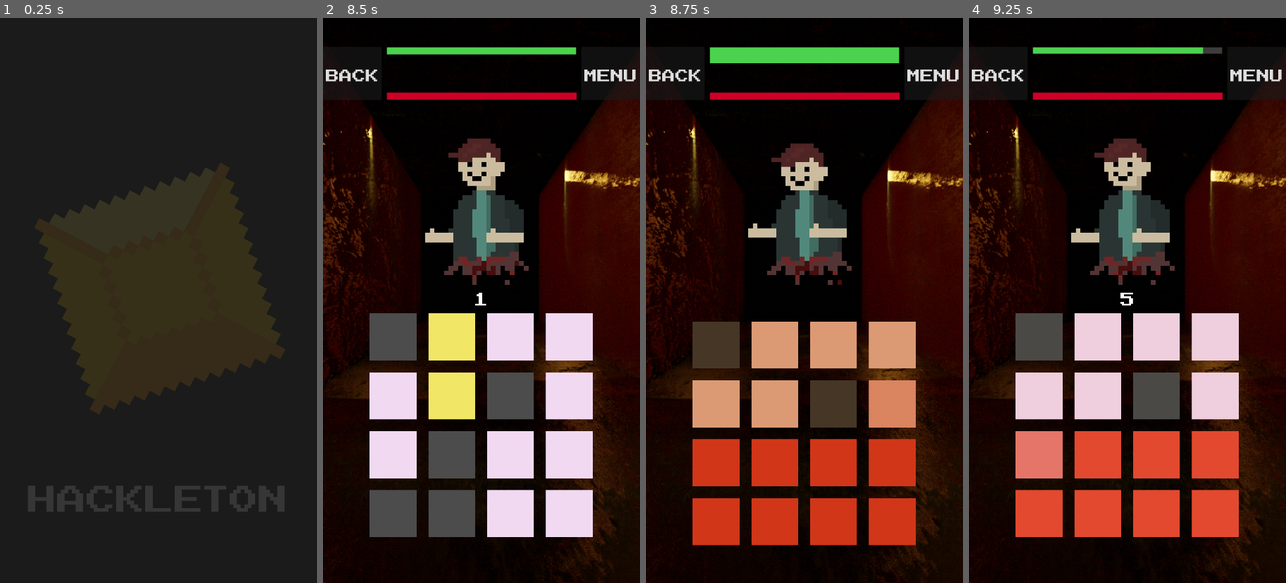
Above: before the commit, frames 1-4 (left to right).
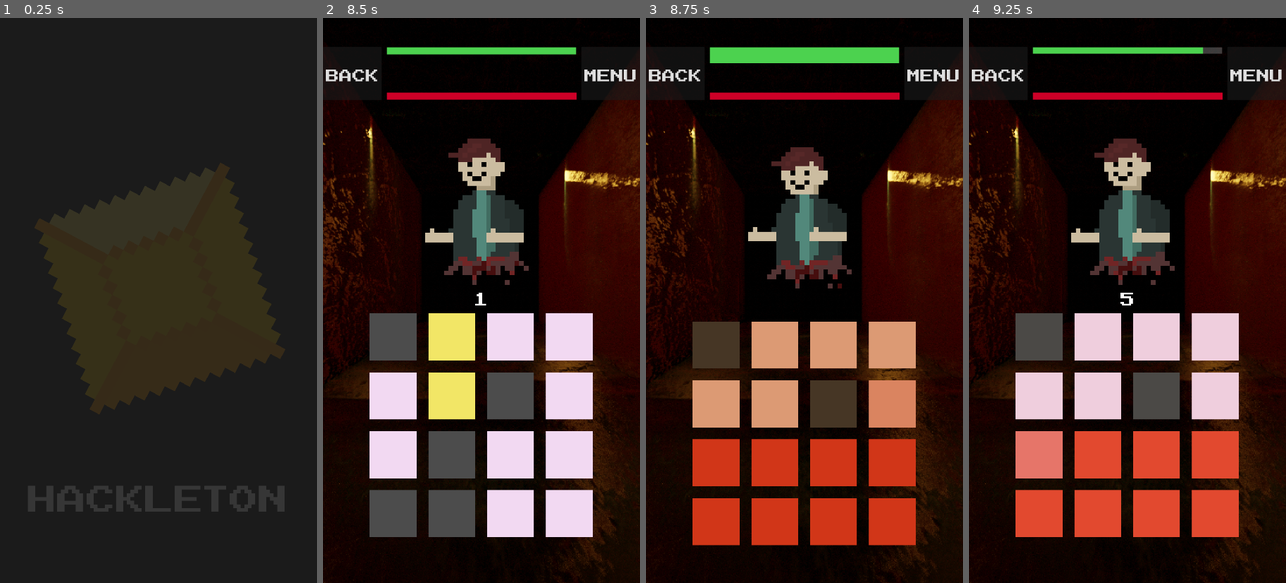
Above: after the commit, the same moments.

Repository: numberpup/phantom-passage
Game: Godot game, scene res://Scenes/UI/SplashScreen.tscn
Same seed, same stepped clock (60 frames per second), same inputs: the game is played once before the commit and once after it.
Inputs (mouse positions are in pixels of both pictures, inside the frame that each line leads up to):
- Up to frame 1 (0.25 s): no input
- Up to frame 2 (8.5 s): move the mouse to (551, 272) at 0.52 s; click (551, 272) at 0.67 s; drag from (418, 328) to (465, 413) at 1.27 s; click "START" at 2 s; tap Enter at 2.75 s; move the mouse to (513, 176) at 2.77 s; click (513, 176) at 2.92 s; drag from (465, 413) to (386, 215) at 3.52 s; move the mouse to (576, 385) at 4.27 s; click (576, 385) at 4.42 s; drag from (386, 215) to (433, 159) at 5.02 s; move the mouse to (497, 300) at 5.77 s; click (497, 300) at 5.92 s; drag from (433, 159) to (418, 328) at 6.52 s; move the mouse to (551, 272) at 7.27 s; click (551, 272) at 7.42 s; drag from (418, 328) to (465, 413) at 8.02 s
- Up to frame 3 (8.75 s): no input
- Up to frame 4 (9.25 s): move the mouse to (1159, 176) at 8.77 s; click (1159, 176) at 8.92 s

Frames 1-2 are identical in both runs. In frame 3, 1.4% of the frame differs, in the area x 32-65%, y 22-48%; in frame 4, nothing differs.

Commit message:
Implemented enemy sprite attack animation
Enemy sprite now bonks the gameboard when enemy attacks

Diff:
--- a/Scenes/LevelScreen.tscn
+++ b/Scenes/LevelScreen.tscn
@@ -113,6 +113,7 @@
 
 [node name="InfoBar" parent="." instance=ExtResource("6_88dgy")]
 layout_mode = 1
+offset_bottom = -1632.0
 
 [node name="DamageDisplay" type="RichTextLabel" parent="."]
 layout_mode = 1
--- a/Scripts/level_screen.gd
+++ b/Scripts/level_screen.gd
@@ -10,7 +10,7 @@
 var current_enemy
 var current_encounter = 0
 signal enemy_turn
-
+signal trigger_enemy_attack_animation
 var is_player_turn = true
 
 func _ready() -> void:
@@ -54,8 +54,9 @@
 	# Connect the updated_enemy_health signal so the infobar can be updated
 	enemy_instance.connect("updated_enemy_health", Callable(self, "_on_enemy_health_updated"))
 
-	# connect the "enemy_turn" signal to both gameboard
+	# connect the "enemy_turn" signal to gameboard
 	self.connect("enemy_turn", Callable($MarginContainer/GameBoard, "_on_enemy_turn"))
+
 
 	enemy_instance._setup(current_enemy, "enemy")
 
@@ -125,13 +126,27 @@
 
 	return Color(new_red, new_green, new_blue)
 
+func perform_enemy_attack_animation() -> void:
+	var original_pos = $EnemyContainer.position
+	var enemy_pos_y = $EnemyContainer.position.y
+	var gameboard_pos_y = $MarginContainer.position.y
+
+	var distance_to_move = gameboard_pos_y - enemy_pos_y - ($EnemyContainer.size.x/2)
+	print("enemy_pos_y= " + str(enemy_pos_y))
+	print("gameboard_pos_y= " + str(gameboard_pos_y))
+	var tween = get_tree().create_tween()
+	tween.tween_property($EnemyContainer, "position", Vector2($EnemyContainer.position.x, $EnemyContainer.position.y + distance_to_move), .04).set_trans(Tween.TRANS_BOUNCE)
+	tween.tween_property($EnemyContainer, "position", original_pos, .15).set_trans(Tween.TRANS_BOUNCE)
+	pass
 
 func _player_takes_damage() -> void:
 	print("Player takes damage inside levelscreen")
 	GameManager.player_hp -= GameManager.enemy_attack
 	var board_container = $MarginContainer
 	var infoBar = $InfoBar
+	perform_enemy_attack_animation()
 	infoBar.update_player_health()
+
 
 	if GameManager.player_hp <= 0:
 		player_dies()
Not shown, added: Builds/Phantom Passage v0.7.2.apk
Not shown, added: Builds/Phantom Passage v0.7.2.apk.idsig
